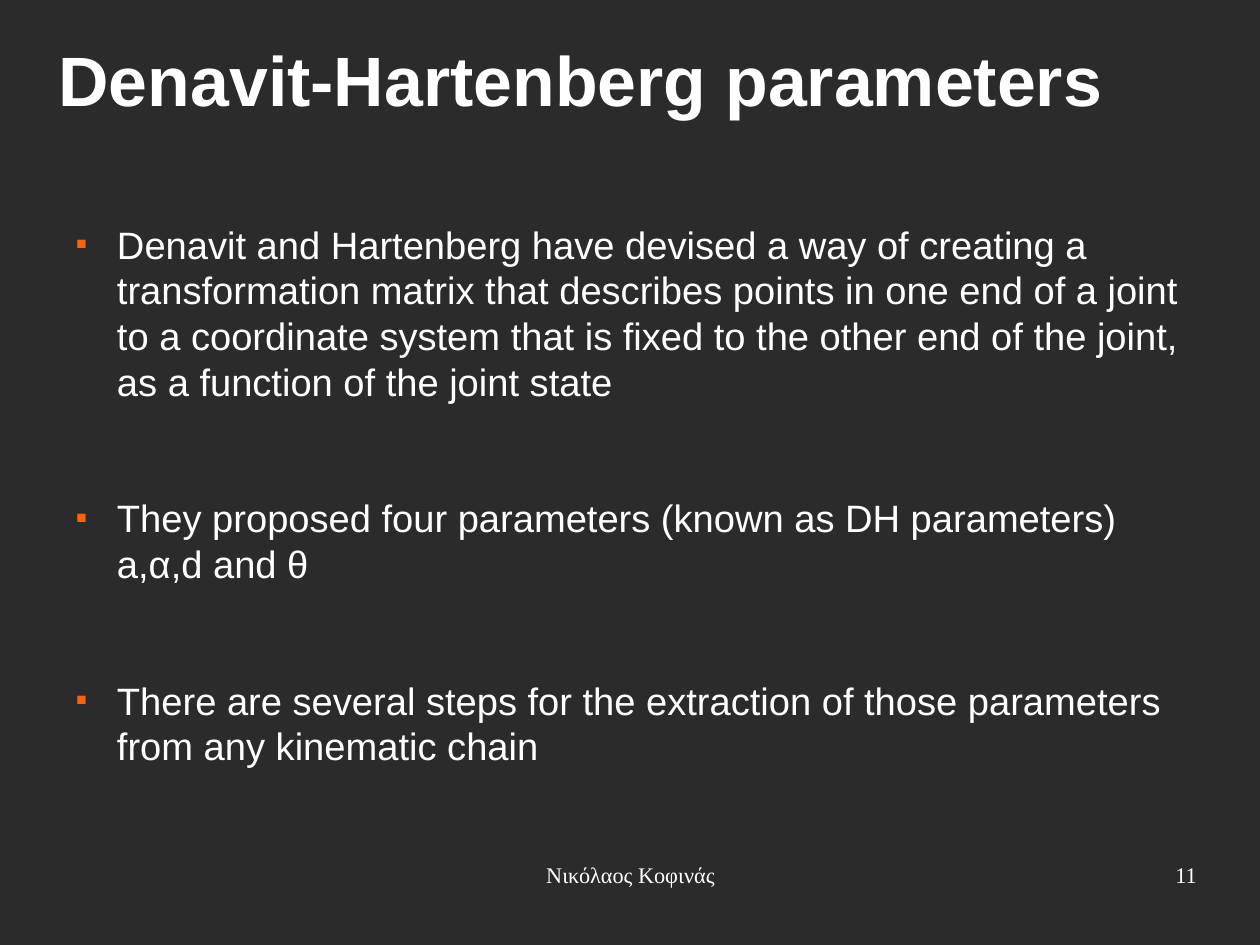
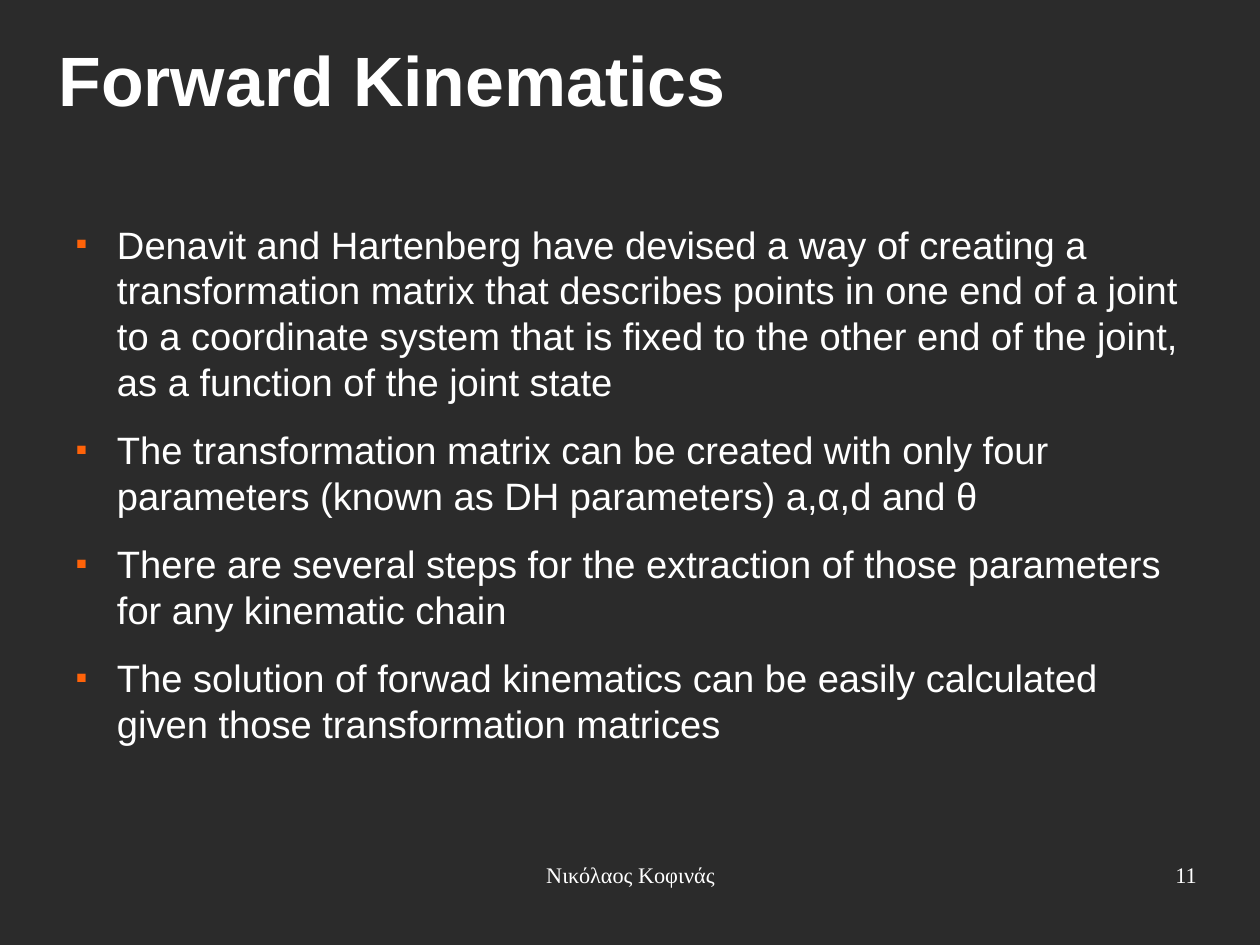
Before and after one commit to eldr4d/MyThesis, a slide deck: slide 11 of presentation.odp. Drawn at 1260x945 pixels with LibreOffice and Linux fonts; fonts in the diff are those of the drawing; background and template pictures are left out; a plain dark background stands for a picture behind light text. Boxes give left, top, right and bottom in pixels: in the first picture for what was removed or moved away, otherwise in the second. Text is boxed around its words. In the diff, an @@ line names an element or a change of style, - is before the commit and + after.

```diff
--- a/presentation.odp
+++ b/presentation.odp
@@ title at [59, 55, 725, 107]: text changed @@
-Denavit-Hartenberg parameters
+Forward Kinematics
@@ text at [117, 436, 1161, 746]: text changed @@
-■ They proposed four parameters (known as DH parameters) a,α,d and θ
-■ There are several steps for the extraction of those parameters from any kinematic chain
+■ The transformation matrix can be created with only four parameters (known as DH parameters) a,α,d and θ
+■ There are several steps for the extraction of those parameters for any kinematic chain
+■ The solution of forwad kinematics can be easily calculated given those transformation matrices
```
Also in this commit, not shown: 17 other slides changed, 5 slides added, 2 slides removed.
